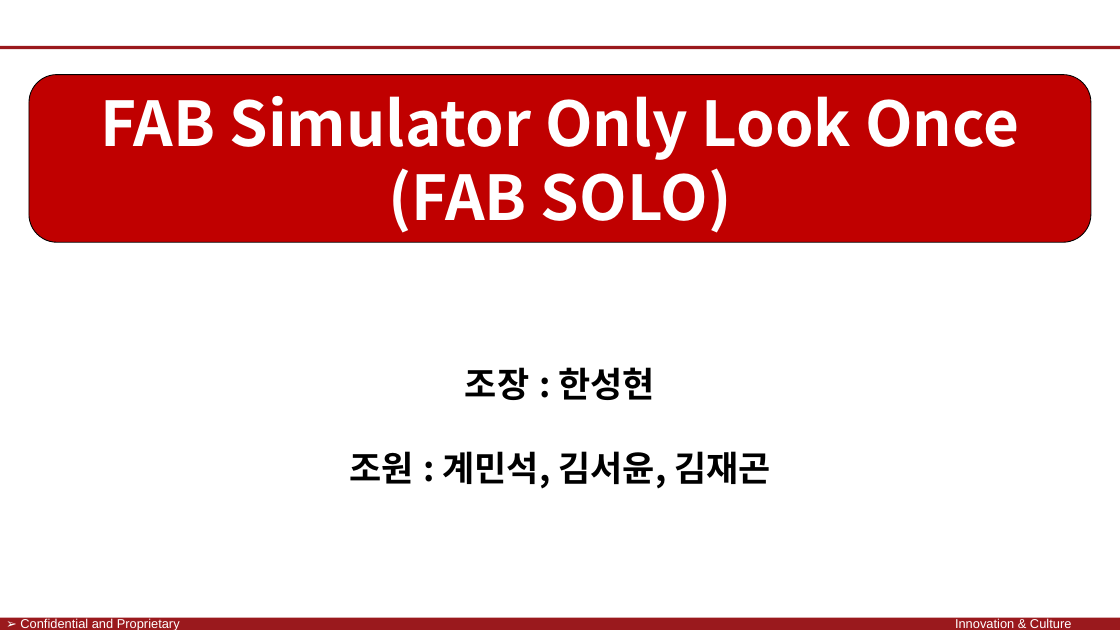
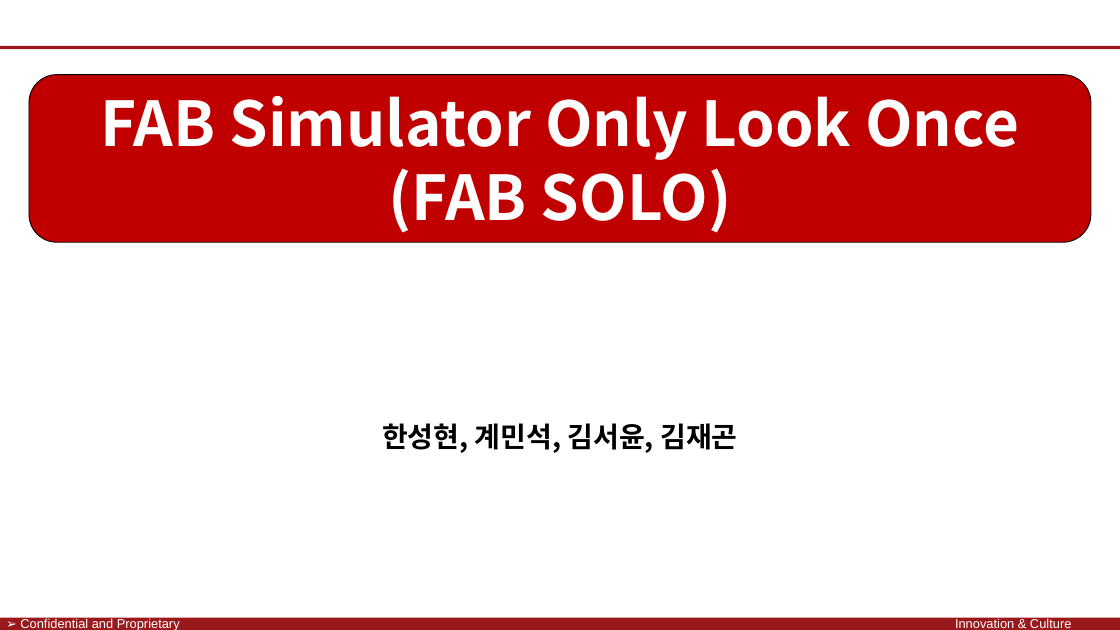
Before and after one commit to SaintSeong/JusungProject, a slide deck: slide 1 of A조 발표/A조 발표 최종.pptx. Drawn at 1120x630 pixels with LibreOffice and Linux fonts; fonts in the diff are those of the drawing; background and template pictures are left out. Boxes give left, top, right and bottom in pixels: in the first picture for what was removed or moved away, otherwise in the second. Text is boxed around its words. In the diff, an @@ line names an element or a change of style, - is before the commit and + after.

```diff
--- a/A조 발표/A조 발표 최종.pptx
+++ b/A조 발표/A조 발표 최종.pptx
@@ text at bbox=[382, 423, 737, 453]: text changed; size 30 to 24 pt @@
-조장 : 한성현
-조원 : 계민석, 김서윤, 김재곤
+한성현, 계민석, 김서윤, 김재곤
```
Also in this commit, not shown: 8 other slides changed, 5 slides added.
